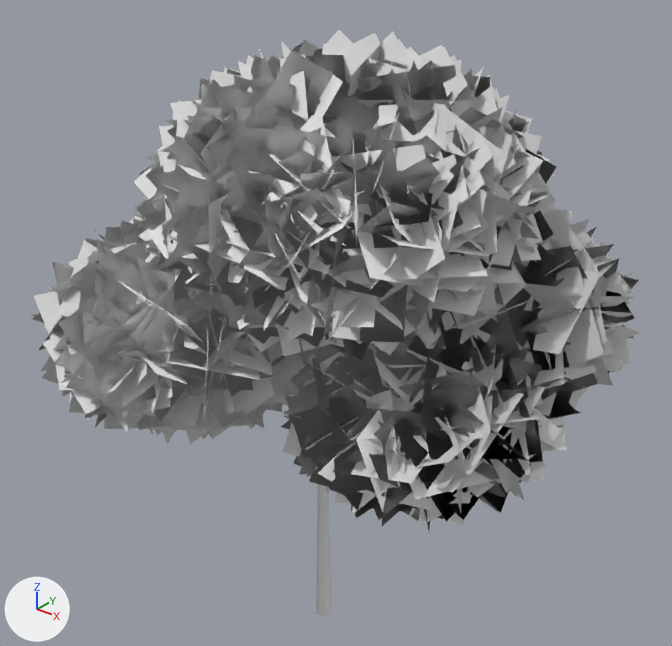
Two versions of the glTF model static/models/tree.glb, one commit apart.
Before and after are seen from a camera (50 mm lens) standing at (5.65, -6.83, 8.26) and looking at (-0.12, 0.39, 3.79). Lighting does not change. The marker at lower left points along +X, +Y and +Z. Where no turn or scale is listed for an object, it has been applied to the vertices.

The first picture shows 'leaves', 'trunk'.
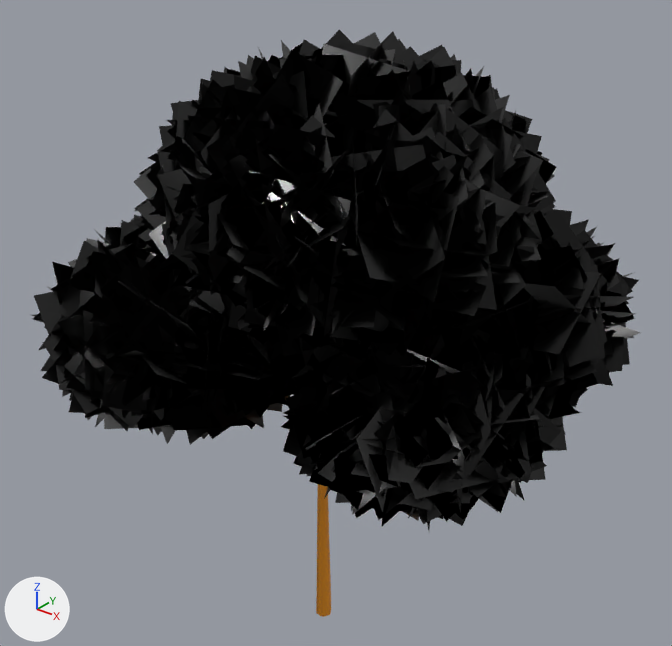
Where the change shows, as pixel boxes [x1, y1, x2, y2] in the pictures (672 x 646 px):
'leaves', recoloured (grey to black)
    both: [32, 29, 640, 529]
'trunk', recoloured (grey to brown)
    both: [316, 484, 331, 617]

What changed in the scene script:
```text
Add img_treeleaves01:
    img_treeleaves01 = load_image('TreeLeaves01', '_unpacked/TreeLeaves01', 1024, 1024, 'sRGB')
Add mat_material:
    mat_material = bpy.data.materials.new('Material')
    # colours: green #00e711
    # uses the picture img_treeleaves01
Add mat_material_001:
    mat_material_001 = principled_material('Material.001')
    mat_material_001.base_color = (0.8, 0.282, 0.00512)  # orange #e79110
Change me_tree_001:
    where me_tree_001.from_pydata(...)  # 1776 vertices, 3360 faces; spans x -1.19..1.55, y -1.03..2.61, z 0.0..6.13
    add me_tree_001.materials.append(mat_material_001)  # orange #e79110
Change me_plane_119:
    where me_plane_119.from_pydata(...)  # 12010 vertices, 9600 faces; spans x -2.89..2.77, y -2.79..2.82, z -2.17..2.56
    add me_plane_119.materials.append(mat_material)
```
